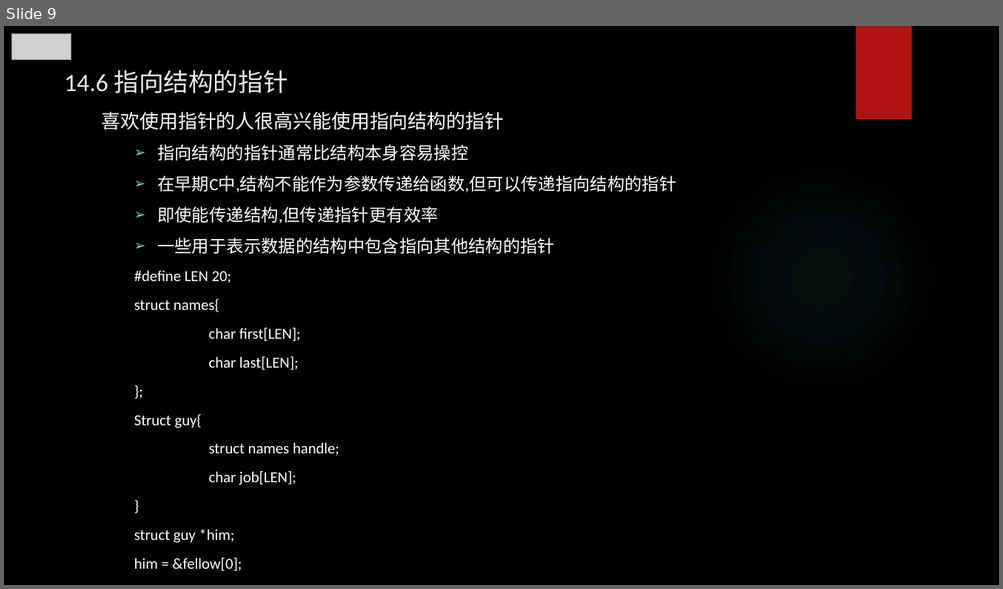
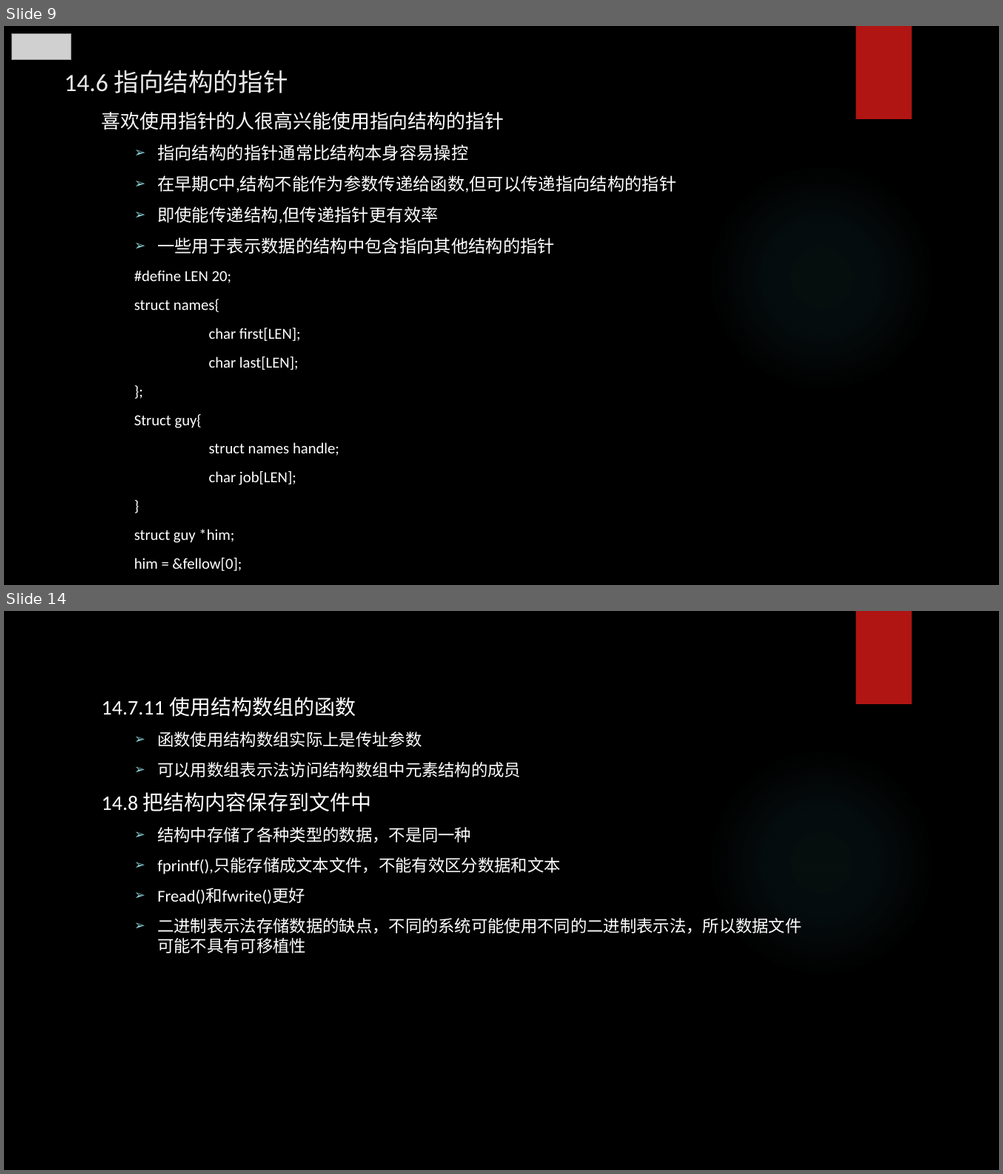
Before and after one commit to tsyin/c_ppt-code, a slide deck: PPT/14 结构和其他数据形式.pptx. Shown one above the other, each under a label of ours: slide 9 before the commit, slides 9 and 14 after it; the slides between them are not shown. The pictures are 1003x589 and 1003x1174 pixels, drawn with LibreOffice and Linux fonts; fonts in the diff are those of the drawing; grey boxes stand for pictures; background and template pictures are left out. Boxes give left, top, right and bottom in pixels: in the first picture for what was removed or moved away, otherwise in the second. Text is boxed around its words. In the diff, an @@ line names an element or a change of style, - is before the commit and + after.

```diff
--- a/PPT/14 结构和其他数据形式.pptx
+++ b/PPT/14 结构和其他数据形式.pptx
@@ slide 14 added at [4, 611, 999, 1170], background picture (left out); not listed: 2 template elements that a slide beside it also shows @@
@@ text added at [102, 697, 801, 954], 16 pt, text #FFFFFF @@
+14.7.11 使用结构数组的函数
+  ➢ 函数使用结构数组实际上是传址参数
+  ➢ 可以用数组表示法访问结构数组中元素结构的成员
+14.8 把结构内容保存到文件中
+  ➢ 结构中存储了各种类型的数据，不是同一种
+  ➢ fprintf(),只能存储成文本文件，不能有效区分数据和文本
+  ➢ Fread()和fwrite()更好
+  ➢ 二进制表示法存储数据的缺点，不同的系统可能使用不同的二进制表示法，所以数据文件可能不具有可移植性
```
Also in this commit, not shown: 1 slide changed, 5 other slides added.
